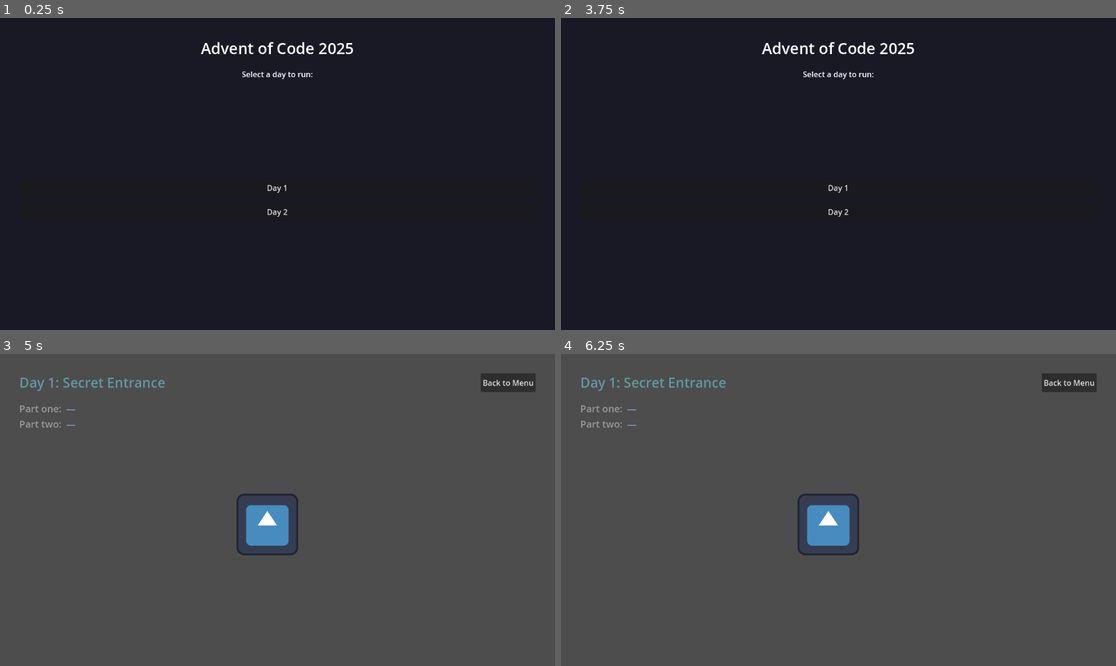
Above: before the commit, frames 1-4 (two rows, left to right).
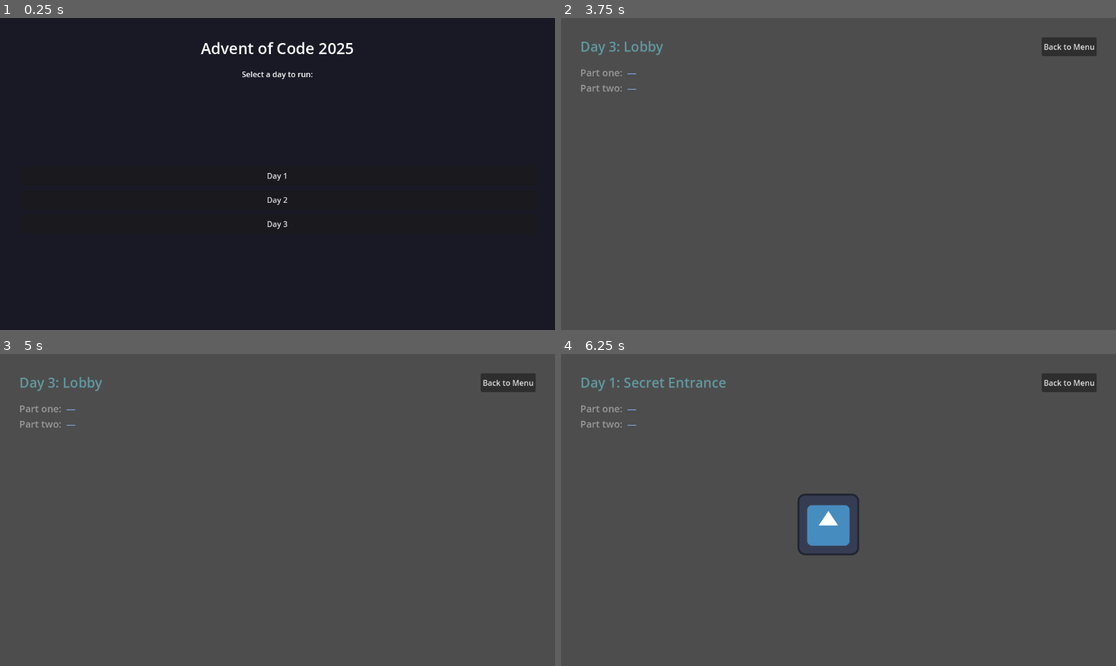
Above: after the commit, the same moments.

Repository: dzlk/adventofcode2025
Game: Godot game, scene res://scenes/main_menu.tscn
The game is run twice, just before and just after one commit, with the same random seed, the same clock (stepped at 60 frames per second) and the same inputs. The engine's default icon, where the game draws it, is replaced by a stand-in: a white triangle on a blue panel in a dark square.
Inputs (mouse positions are in pixels of both pictures, inside the frame that each line leads up to):
- Up to frame 1 (0.25 s): no input
- Up to frame 2 (3.75 s): click "Day 1" at 0.5 s; click "Back to Menu" at 1.25 s; click "Day 2" at 2 s; click "Back to Menu" at 2.75 s; click (838, 223) at 3.5 s, where only the run after the commit has a clickable "Day 3"
- Up to frame 3 (5 s): click (277, 522) at 4.25 s, where only the run before the commit has a clickable "Day 1"
- Up to frame 4 (6.25 s): click "Back to Menu" at 5 s; click "Day 1" at 5.75 s

The runs differ from the first frame. In frame 1, 0.2% of the frame differs, in the area x 48-52%, y 49-68%; in frame 2, 99%, in the area x 0-100%, y 0-100%; in frame 3, 1.6%; in frame 4, nothing differs.

Commit message:
Add day 3

Diff:
--- /dev/null
+++ b/days/day03/day03.gd
@@ -0,0 +1,57 @@
+extends BaseDay
+
+func _init() -> void:
+	day = 3
+	title = "Day 3: Lobby"
+
+	file = "input.txt"
+
+func solve_part_one(input: String) -> Variant:
+	var lines = input_to_lines(input, false)
+
+	var res = 0
+	for line in lines:
+		res += get_max(line, 2)
+		update_part_one(res)
+
+	return res
+
+func solve_part_two(input: String) -> Variant:
+	var lines = input_to_lines(input, false)
+
+	var res = 0
+	for line in lines:
+		res += get_max(line, 12)
+		update_part_two(res)
+
+	return res
+
+func get_max(line: String, l: int) -> int:
+	var mx: Array = range(l)
+
+	for i in range(1, len(line)):
+		var next = line[i]
+		for k in range(l):
+			if i < mx[k]:
+				break
+			var curr = line[mx[k]]
+
+			if next > curr && l - k < len(line) - i + 1:
+				#var new_sub = line.substr(i, l - k)
+				for n in range(0, l - k):
+					mx[k + n] = i + n
+				#print("change_max: ", to_int(line, mx), " (", k, ")")
+				break
+
+
+	var max_num = to_int(line, mx)
+	#print("max_num: ", max_num)
+	return max_num
+
+func to_int(line: String, inds: Array) -> int:
+	var num_str:String = ""
+
+	for i in inds:
+		num_str += line[i]
+
+	return int(num_str)
--- /dev/null
+++ b/days/day03/day03.tscn
@@ -0,0 +1,9 @@
+[gd_scene load_steps=3 format=3 uid="uid://d1mwqwt870xi3"]
+
+[ext_resource type="Script" uid="uid://c37tb0r7v8shk" path="res://days/day03/day03.gd" id="1_1lhe1"]
+[ext_resource type="PackedScene" uid="uid://bh2b3axr5nbel" path="res://scenes/hud.tscn" id="2_cqqyr"]
+
+[node name="day03" type="Node"]
+script = ExtResource("1_1lhe1")
+
+[node name="HUD" parent="." instance=ExtResource("2_cqqyr")]
--- a/scripts/base_day.gd
+++ b/scripts/base_day.gd
@@ -24,6 +24,9 @@
 	push_error("solve_part_one not implemented")
 	return 0
 
+func input_to_lines(input: String, allow_empty: bool = true) -> PackedStringArray:
+	return input.split("\n", allow_empty)
+
 func run_solutions() -> void:
 	var file_path = Globals.get_day_dir(day) + file
 	var input = Globals.read_file(file_path)
@@ -38,11 +41,17 @@
 
 	var result = solve_part_one(input)
 	print("-> Part one Result: %s" % str(result))
-	HUD.update_part_one(result)
+	update_part_one(result)
 
 	# Solve Part 2
 	result = solve_part_two(input)
 	print("-> Part 2 Result: %s" % str(result))
-	HUD.update_part_two(result)
+	update_part_two(result)
 
 	print("=".repeat(50) + "\n")
+
+func update_part_one(value: Variant):
+	HUD.update_part_one(value)
+
+func update_part_two(value: Variant):
+	HUD.update_part_two(value)
--- a/tests/test_day01.gd
+++ /dev/null
@@ -1,74 +0,0 @@
-extends GutTest
-
-## Unit tests for Day 01 helper functions
-## These tests run independently of the main solution
-## They test individual functions in isolation
-
-# Note: To run these tests, you need to have GUT addon installed
-# Install GUT from: https://github.com/bitwes/Gut
-# Or through Godot Asset Library
-
-# Preload the day01 script to test its functions
-const Day01 = preload("res://days/day01/day01.gd")
-
-func before_each():
-	gut.p("Running test...")
-
-func after_each():
-	gut.p("Test completed")
-
-## Test the parse_elf_groups helper function
-func test_parse_elf_groups_single_elf():
-	var day = Day01.new()
-	var input = "1000\n2000\n3000"
-	var result = day.parse_elf_groups(input)
-
-	assert_eq(result.size(), 1, "Should have 1 elf")
-	assert_eq(result[0], 6000, "Elf should carry 6000 calories")
-
-func test_parse_elf_groups_multiple_elves():
-	var day = Day01.new()
-	var input = "1000\n2000\n\n3000\n4000"
-	var result = day.parse_elf_groups(input)
-
-	assert_eq(result.size(), 2, "Should have 2 elves")
-	assert_eq(result[0], 3000, "First elf should carry 3000 calories")
-	assert_eq(result[1], 7000, "Second elf should carry 7000 calories")
-
-func test_parse_elf_groups_empty_input():
-	var day = Day01.new()
-	var input = ""
-	var result = day.parse_elf_groups(input)
-
-	assert_eq(result.size(), 0, "Should have no elves")
-
-func test_parse_elf_groups_trailing_newline():
-	var day = Day01.new()
-	var input = "1000\n\n2000\n"
-	var result = day.parse_elf_groups(input)
-
-	assert_eq(result.size(), 2, "Should have 2 elves")
-	assert_eq(result[0], 1000, "First elf should carry 1000 calories")
-	assert_eq(result[1], 2000, "Second elf should carry 2000 calories")
-
-## Test Part 1 solution with known input
-func test_solve_part1_example():
-	var day = Day01.new()
-	day.day_number = 1
-	day.day_title = "Test"
-
-	var input = "1000\n2000\n3000\n\n4000\n\n5000\n6000\n\n7000\n8000\n9000\n\n10000"
-	var result = day.solve_part1(input)
-
-	assert_eq(result, 24000, "Part 1 should return 24000")
-
-## Test Part 2 solution with known input
-func test_solve_part2_example():
-	var day = Day01.new()
-	day.day_number = 1
-	day.day_title = "Test"
-
-	var input = "1000\n2000\n3000\n\n4000\n\n5000\n6000\n\n7000\n8000\n9000\n\n10000"
-	var result = day.solve_part2(input)
-
-	assert_eq(result, 45000, "Part 2 should return 45000 (sum of top 3: 24000 + 11000 + 10000)")
--- /dev/null
+++ b/tests/test_day03.gd
@@ -0,0 +1,36 @@
+extends GutTest
+
+const Day03 = preload("res://days/day03/day03.gd")
+
+func before_each():
+	gut.p("Running test...")
+
+func after_each():
+	gut.p("Test completed")
+
+func test_sample():
+	var day = Day03.new()
+
+	var line = '745433452452451332445546443'
+	var max_num = 755555546443
+
+	assert_eq(day.get_max(line, 12), max_num, "Should correct getting max for l=12")
+
+
+# _ _    _  _  _      _______
+# 7x5xxxx5xx5xx5xxxxxx5546443
+# 74543 34524 52451 33244 55464 43
+# 012345678900123456789
+	"""
+	change_max: 745433452452 (0)
+	change_max: 745133244554 (1)
+	change_max: 745133244443 (9)
+	change_max: 745454334524 (3)
+	change_max: 745454513324 (6)
+	change_max: 745454513343 (10)
+	change_max: 754334524524 (1)
+	change_max: 751332445546 (2)
+	change_max: 754334524524 (2)
+	change_max: 754332445546 (3)
+	change_max: 754333345245 (5)
+	"""
Not shown, added: days/day03/day03.gd.uid
Not shown, added: days/day03/test_input.txt
Not shown, removed: tests/test_day01.gd.uid
Not shown, added: tests/test_day03.gd.uid
